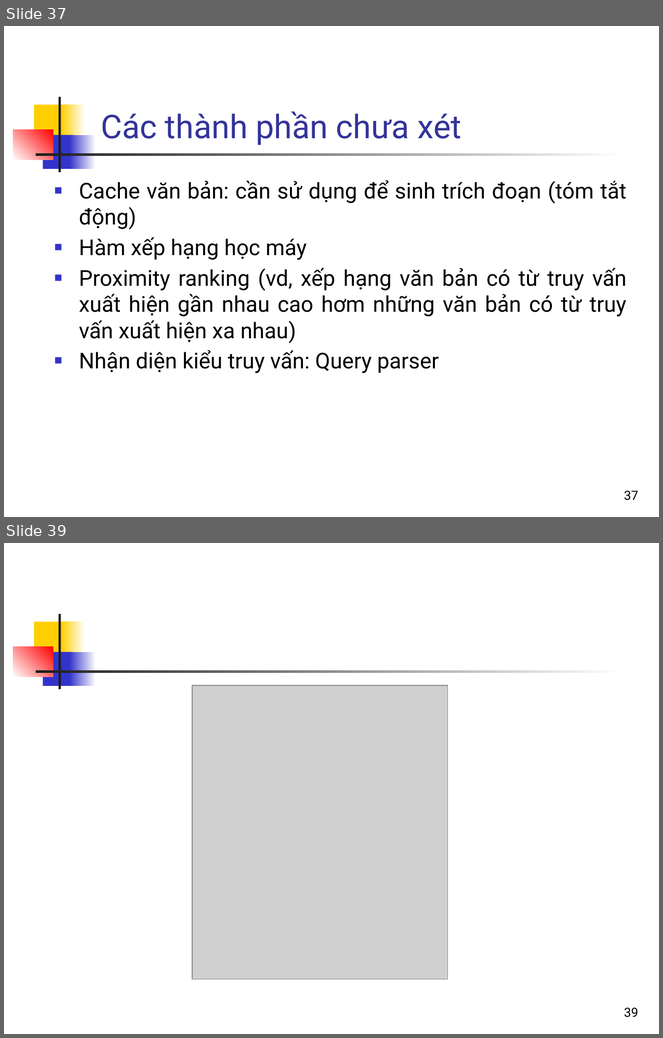
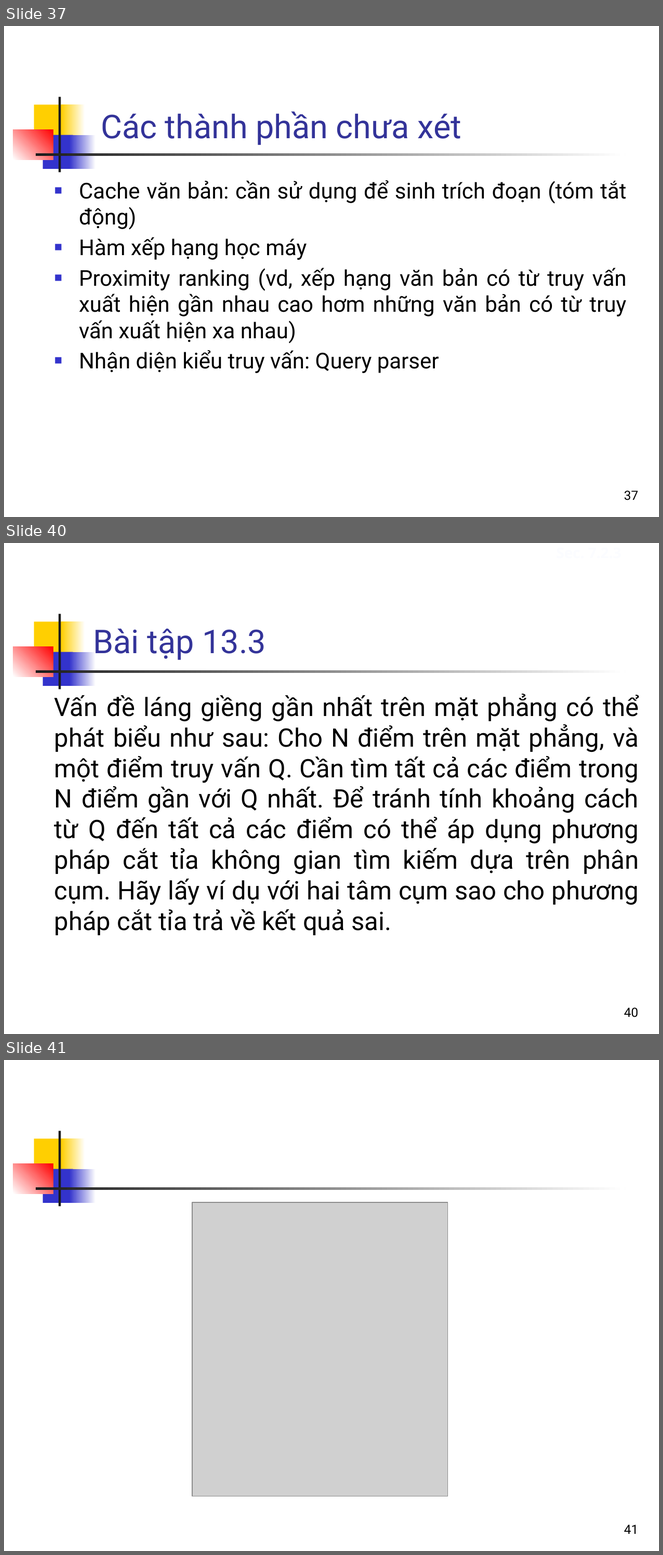
Before and after one commit to bangoc/IT4853, a slide deck: Bai 13 Cai dat VSM.pptx. Shown one above the other, each under a label of ours: slides 37 and 39 before the commit, slides 37, 40 and 41 after it; the slides between them are not shown. The pictures are 663x1038 and 663x1555 pixels, drawn with LibreOffice and Linux fonts; fonts in the diff are those of the drawing; grey boxes stand for pictures. Boxes give left, top, right and bottom in pixels: in the first picture for what was removed or moved away, otherwise in the second. Text is boxed around its words. In the diff, an @@ line names an element or a change of style, - is before the commit and + after.

```diff
--- a/Bai 13 Cai dat VSM.pptx
+++ b/Bai 13 Cai dat VSM.pptx
@@ slide 40 added at [4, 543, 659, 1034], background #FFFFFF; not listed: 7 template elements that a slide beside it also shows @@
@@ title added at [93, 628, 266, 660], 36 pt, text #333399 @@
+Bài tập 13.3
@@ text added at [54, 694, 639, 936], 28 pt, text #000000 @@
+Vấn đề láng giềng gần nhất trên mặt phẳng có thể phát biểu như sau: Cho N điểm trên mặt phẳng, và một điểm truy vấn Q. Cần tìm tất cả các điểm trong N điểm gần với Q nhất. Để tránh tính khoảng cách từ Q đến tất cả các điểm có thể áp dụng phương pháp cắt tỉa không gian tìm kiếm dựa trên phân cụm. Hãy lấy ví dụ với hai tâm cụm sao cho phương pháp cắt tỉa trả về kết quả sai.
@@ page number added at [624, 1008, 639, 1018], 14 pt, text #000000 @@
+40
@@ what was slide 39 is now slide 41 @@
@@ page number at [624, 1525, 639, 1534]: text changed @@
-39
+41
```
Also in this commit, not shown: 1 slide changed, 1 other slide added, 1 other file.
